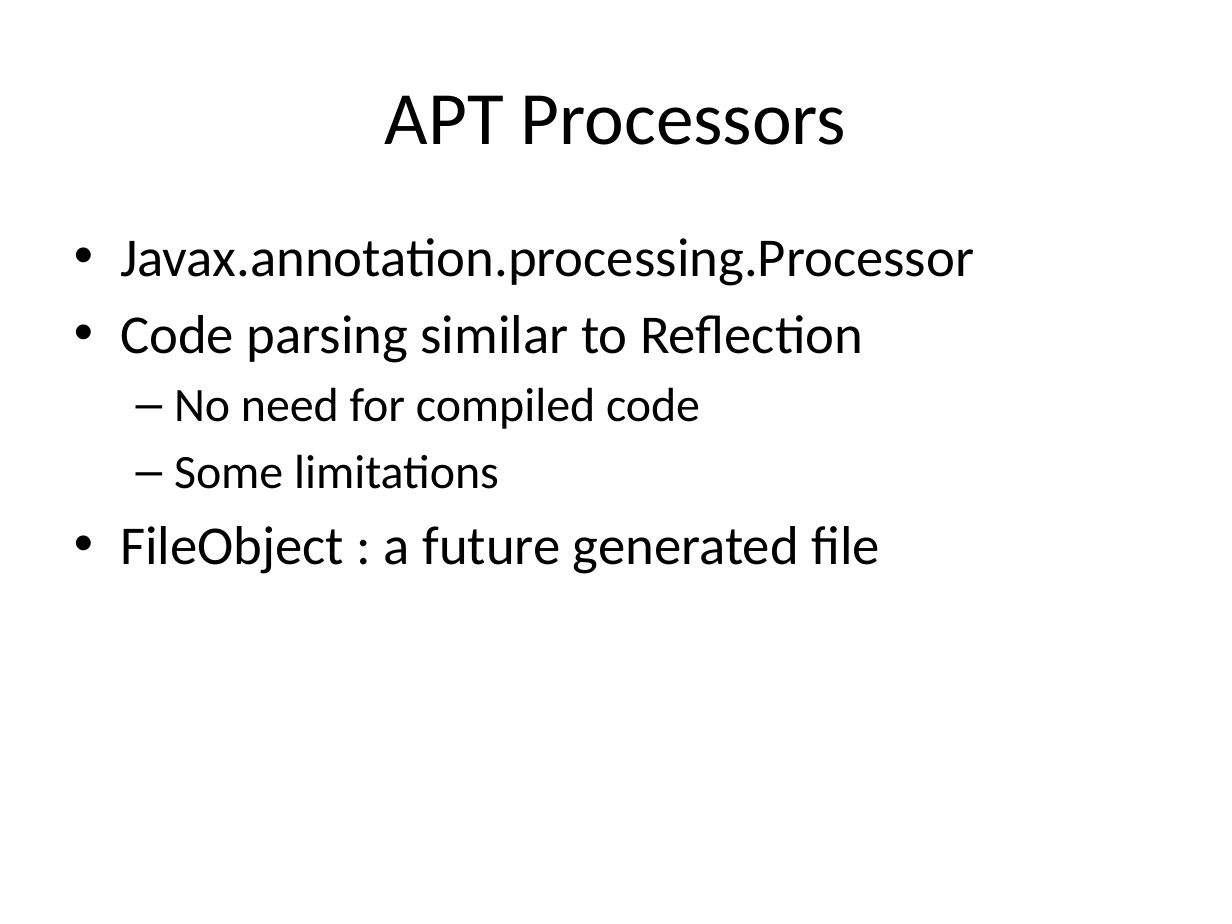
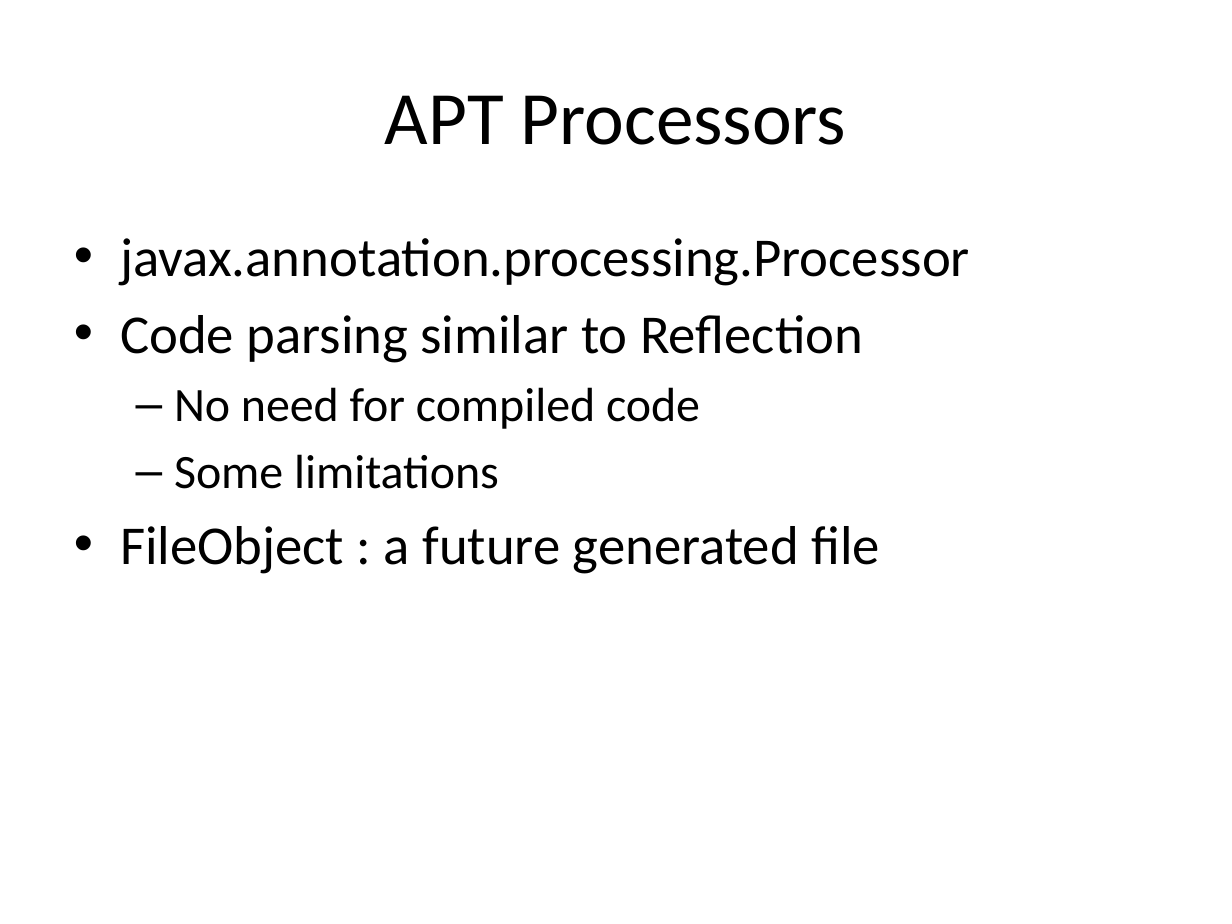
Before and after one commit to dbaeli/ez18n, a slide deck: slide 13 of ez18n-slides/javaone-2012/ez18n_javaone2012.pptx. Drawn at 1232x924 pixels with LibreOffice and Linux fonts; fonts in the diff are those of the drawing; background and template pictures are left out. Boxes give left, top, right and bottom in pixels: in the first picture for what was removed or moved away, otherwise in the second. Text is boxed around its words. In the diff, an @@ line names an element or a change of style, - is before the commit and + after.

```diff
--- a/ez18n-slides/javaone-2012/ez18n_javaone2012.pptx
+++ b/ez18n-slides/javaone-2012/ez18n_javaone2012.pptx
@@ text at bbox=[120, 238, 970, 286]: text changed @@
-• Javax.annotation.processing.Processor
+• javax.annotation.processing.Processor
```
Also in this commit, not shown: 10 other slides changed, 8 other files.
